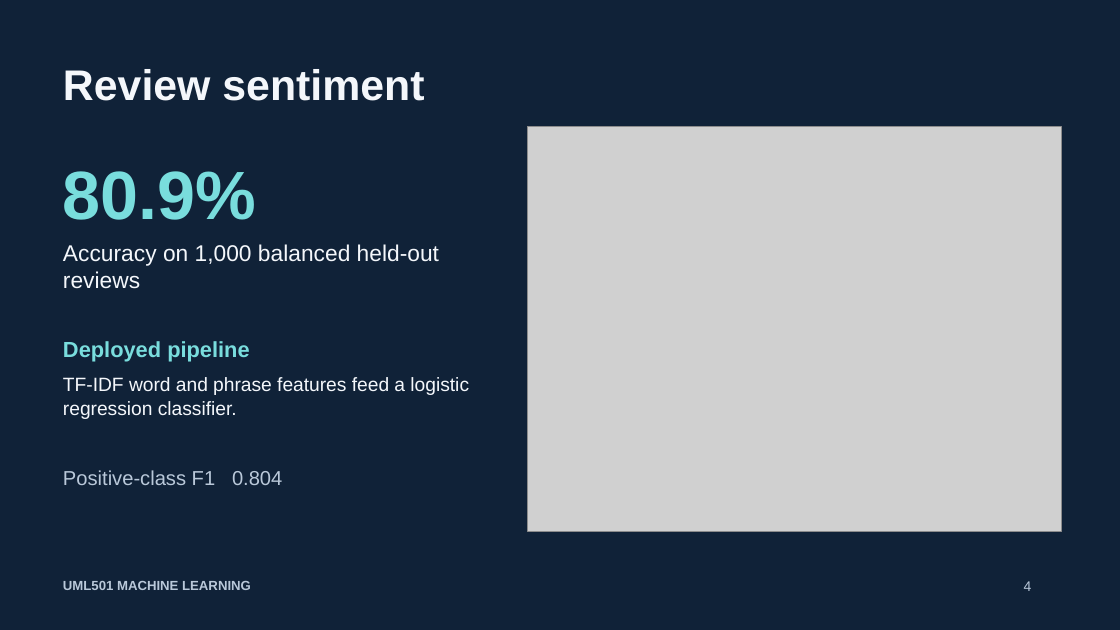
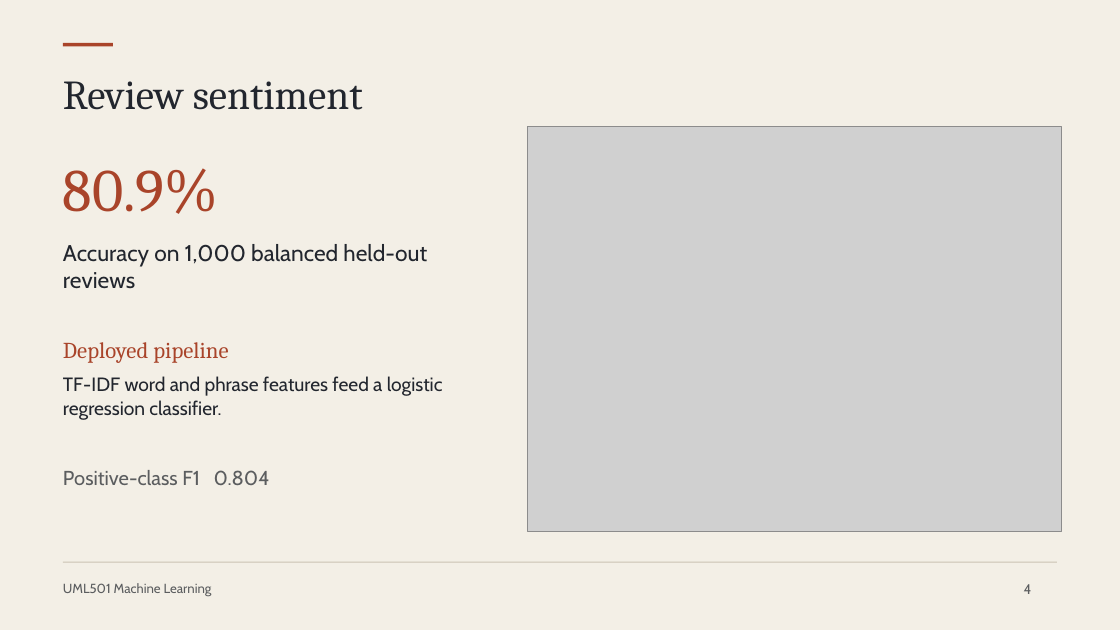
Before and after one commit to yourgrok/steam-game-success-demo, a slide deck: slide 4 of Steam_Game_Success_Presentation.pptx. Drawn at 1120x630 pixels with LibreOffice and Linux fonts; fonts in the diff are those of the drawing; grey boxes stand for pictures. Boxes give left, top, right and bottom in pixels: in the first picture for what was removed or moved away, otherwise in the second. Text is boxed around its words. In the diff, an @@ line names an element or a change of style, - is before the commit and + after.

```diff
--- a/Steam_Game_Success_Presentation.pptx
+++ b/Steam_Game_Success_Presentation.pptx
@@ background #102238 to #F3EFE6 @@
@@ rectangle added at (x1=63, y1=43, x2=113, y2=46), fill #A9442A @@
@@ text "Review sentiment" moved from (x1=63, y1=69, x2=424, y2=101) to (x1=63, y1=81, x2=363, y2=110) @@
@@ text "Review sentiment" at (x1=63, y1=81, x2=363, y2=110): size 36.8 to 35.2 pt, font Arial to Cambria, text colour #F4F7FB to #22262E, bold off @@
@@ text "80.9%" at (x1=63, y1=168, x2=219, y2=214): size 58.5 to 51.8 pt, font Arial to Cambria, text colour #79DDDD to #A9442A, bold off @@
@@ text "Accuracy on 1,000 balanced held-out ..." at (x1=63, y1=244, x2=427, y2=289): font Arial to Cabin, text colour #F4F7FB to #22262E @@
@@ text "Deployed pipeline" at (x1=63, y1=342, x2=228, y2=363): size 18.8 to 19.5 pt, font Arial to Cambria, text colour #79DDDD to #A9442A, bold off @@
@@ text "TF-IDF word and phrase features ..." at (x1=63, y1=376, x2=443, y2=419): font Arial to Cabin, text colour #F4F7FB to #22262E @@
@@ text "Positive-class F1 0.804" at (x1=63, y1=470, x2=270, y2=485): font Arial to Cabin, text colour #B9C8D9 to #5B5D5F @@
@@ rectangle added at (x1=63, y1=562, x2=1057, y2=563), fill #CBC2B2 @@
@@ text at (x1=63, y1=583, x2=212, y2=596): text changed; font Arial to Cabin; text colour #B9C8D9 to #5B5D5F; bold off @@
-UML501 MACHINE LEARNING
+UML501 Machine Learning
@@ text "4" at (x1=1024, y1=584, x2=1032, y2=594): font Arial to Cabin, text colour #B9C8D9 to #5B5D5F @@
```
Also in this commit, not shown: 5 other slides changed.
